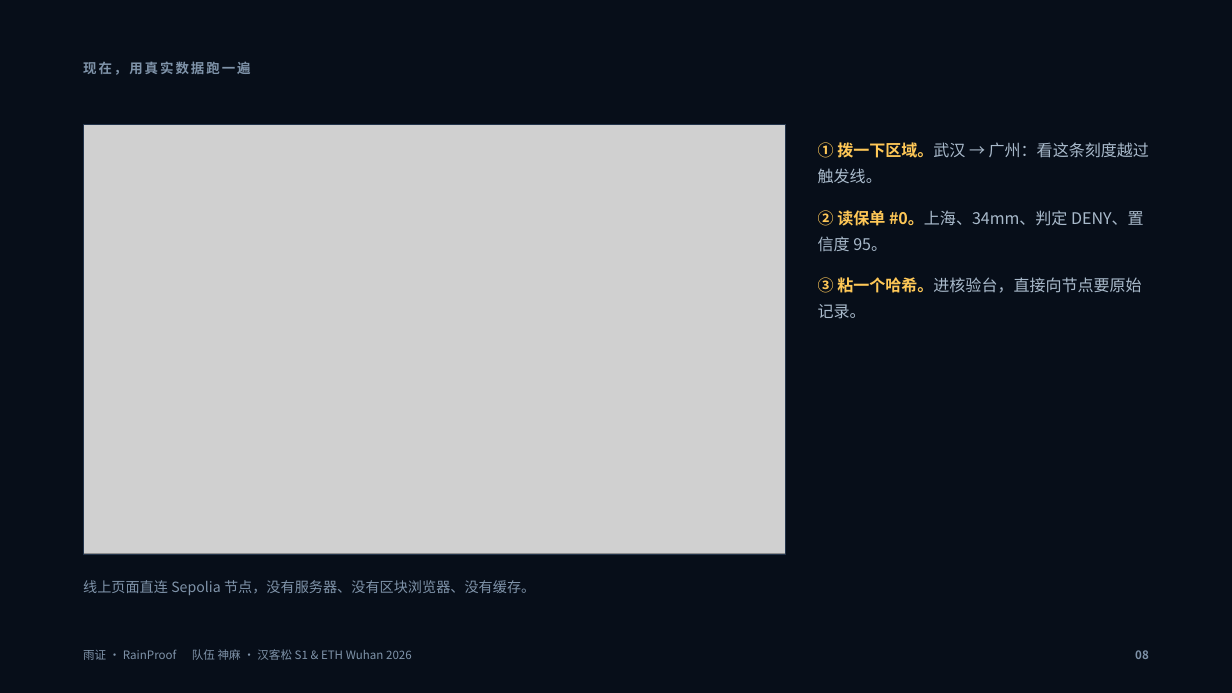
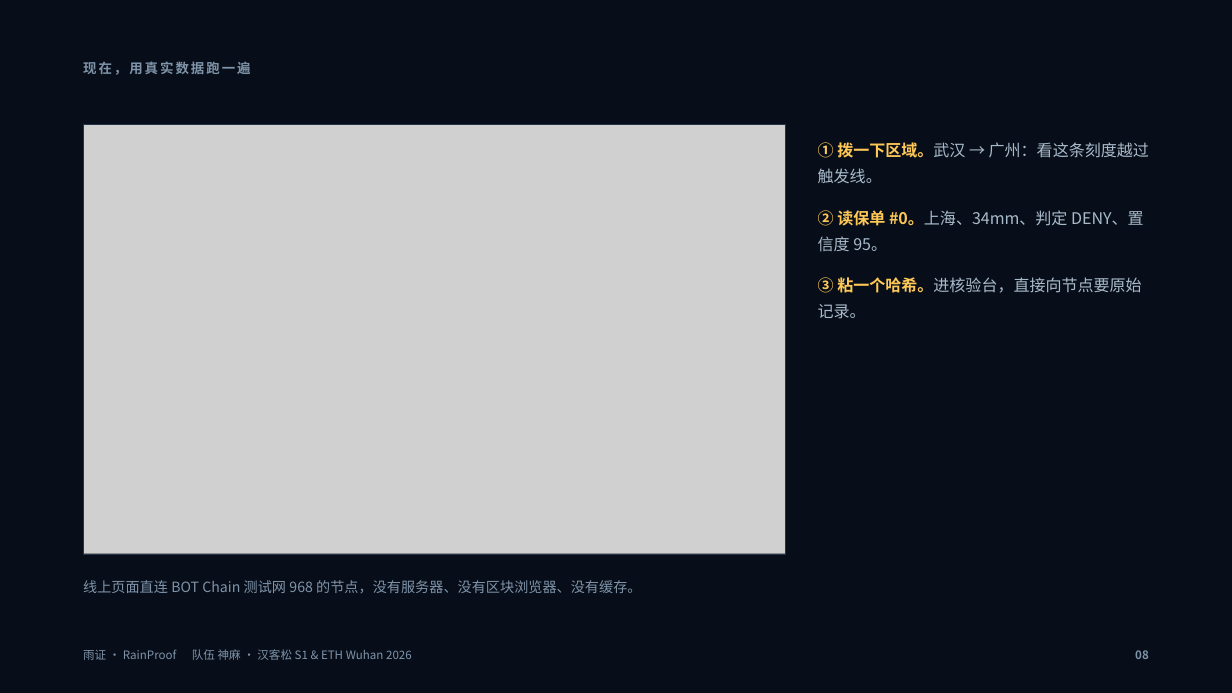
Before and after one commit to juice-butterfly/rainproof, a slide deck: slide 8 of 提交材料/雨证-路演PPT.pptx. Drawn at 1232x693 pixels with LibreOffice and Linux fonts; fonts in the diff are those of the drawing; grey boxes stand for pictures. Boxes give left, top, right and bottom in pixels: in the first picture for what was removed or moved away, otherwise in the second. Text is boxed around its words. In the diff, an @@ line names an element or a change of style, - is before the commit and + after.

```diff
--- a/提交材料/雨证-路演PPT.pptx
+++ b/提交材料/雨证-路演PPT.pptx
@@ text at bbox=[83, 580, 641, 593]: text changed @@
-线上页面直连 Sepolia 节点，没有服务器、没有区块浏览器、没有缓存。
+线上页面直连 BOT Chain 测试网 968 的节点，没有服务器、没有区块浏览器、没有缓存。
```
Also in this commit, not shown: 1 other slide changed, 13 other files.
